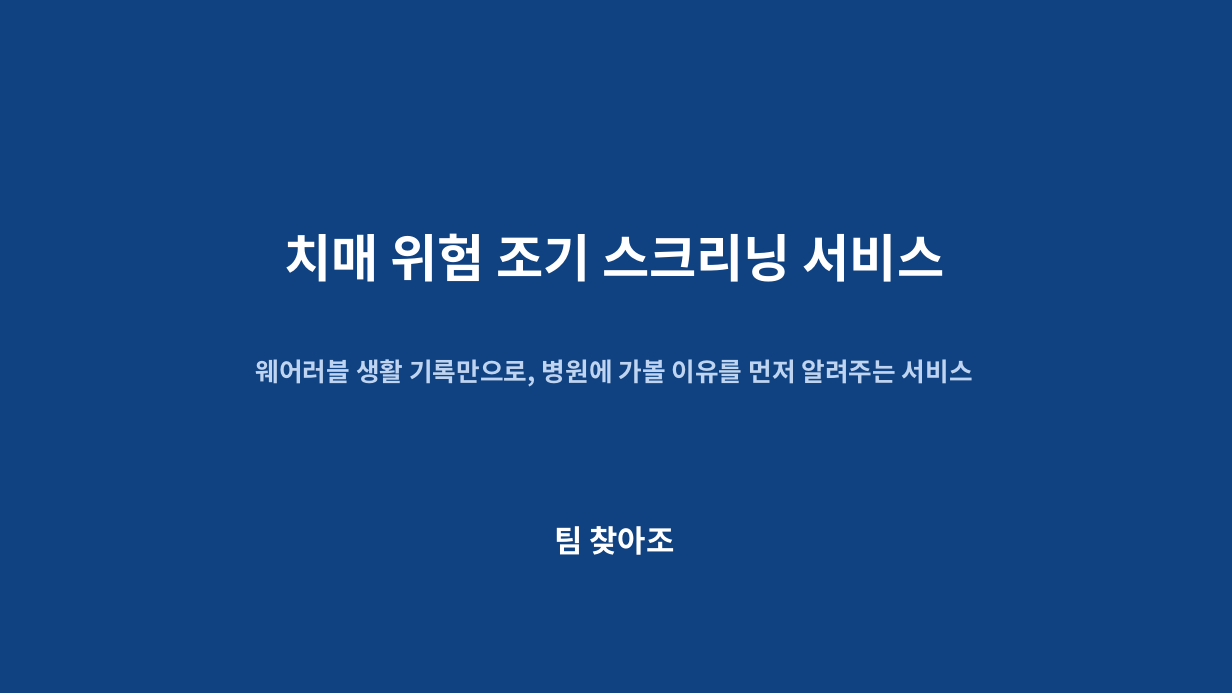
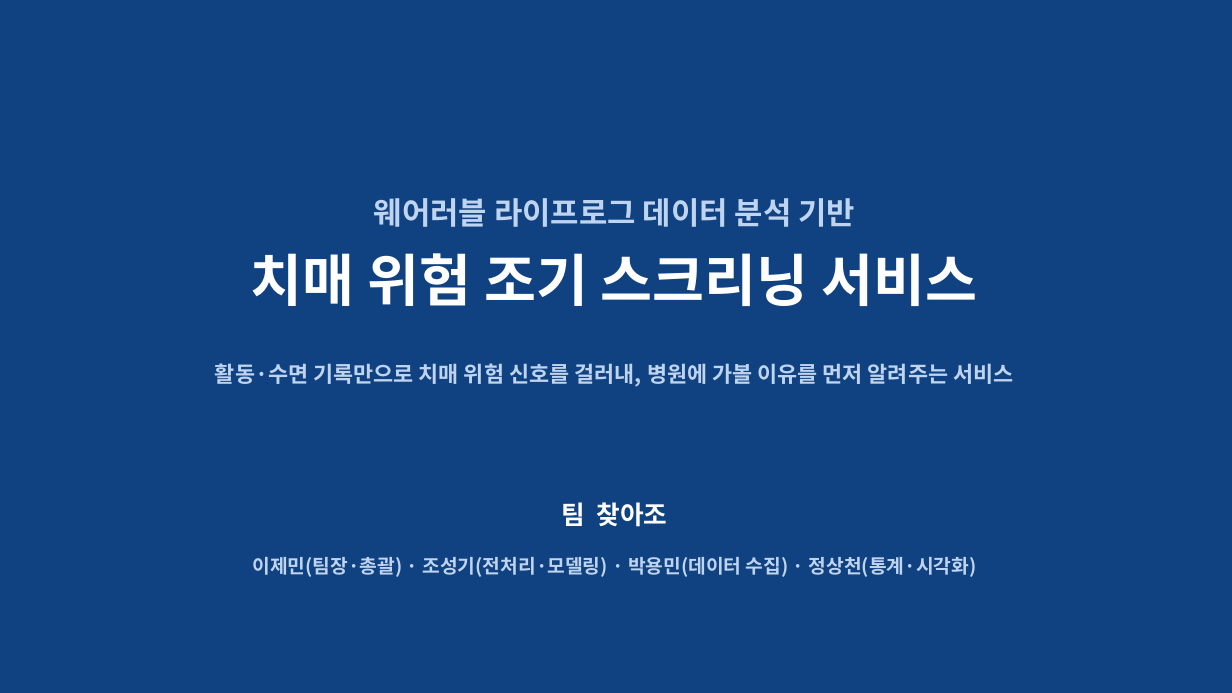
Before and after one commit to wpalswpa/dementia-screening, a slide deck: slide 1 of 발표자료_최종본_v6.pptx. Drawn at 1232x693 pixels with LibreOffice and Linux fonts; fonts in the diff are those of the drawing. Boxes give left, top, right and bottom in pixels: in the first picture for what was removed or moved away, otherwise in the second. Text is boxed around its words. In the diff, an @@ line names an element or a change of style, - is before the commit and + after.

Commit message:
발표자료: 표지 가이드 4요소 반영(프로젝트명·한줄문구·팀명·팀원) + 전체 폰트 맑은 고딕 통일

```diff
--- a/발표자료_최종본_v6.pptx
+++ b/발표자료_최종본_v6.pptx
@@ text added at [374, 198, 856, 227], 24 pt, text #BFD4F0, bold @@
+웨어러블 라이프로그 데이터 분석 기반
@@ text "치매 위험 조기 스크리닝 서비스": place and size @@
-text "치매 위험 조기 스크리닝 서비스" at [284, 233, 945, 282]
+text "치매 위험 조기 스크리닝 서비스" at [251, 253, 977, 306]
@@ text "치매 위험 조기 스크리닝 서비스" at [251, 253, 977, 306]: size 40 to 44 pt @@
@@ text at [215, 363, 1013, 387]: text changed; size 20 to 17 pt @@
-웨어러블 생활 기록만으로, 병원에 가볼 이유를 먼저 알려주는 서비스
+활동·수면 기록만으로 치매 위험 신호를 걸러내, 병원에 가볼 이유를 먼저 알려주는 서비스
@@ text "팀 찾아조": place and size @@
-text "팀 찾아조" at [554, 526, 675, 555]
+text "팀 찾아조" at [561, 502, 668, 527]
@@ text "팀 찾아조" at [561, 502, 668, 527]: size 24 to 20 pt, font Arial to Noto Sans CJK KR @@
@@ text added at [252, 557, 977, 577], 15 pt, text #BFD4F0, bold @@
+이제민(팀장·총괄) · 조성기(전처리·모델링) · 박용민(데이터 수집) · 정상천(통계·시각화)
```
Also in this commit, not shown: 4 other slides changed.
